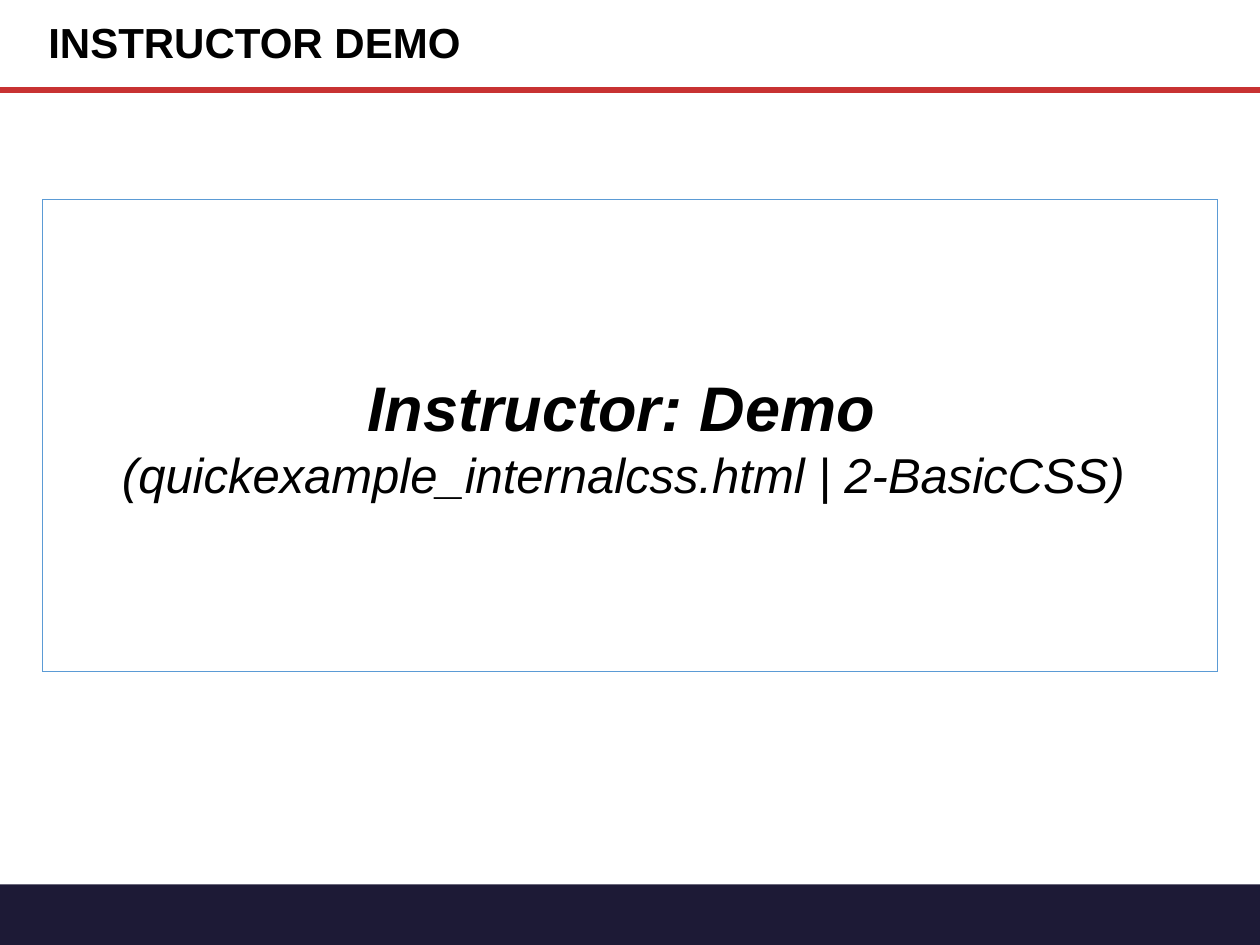
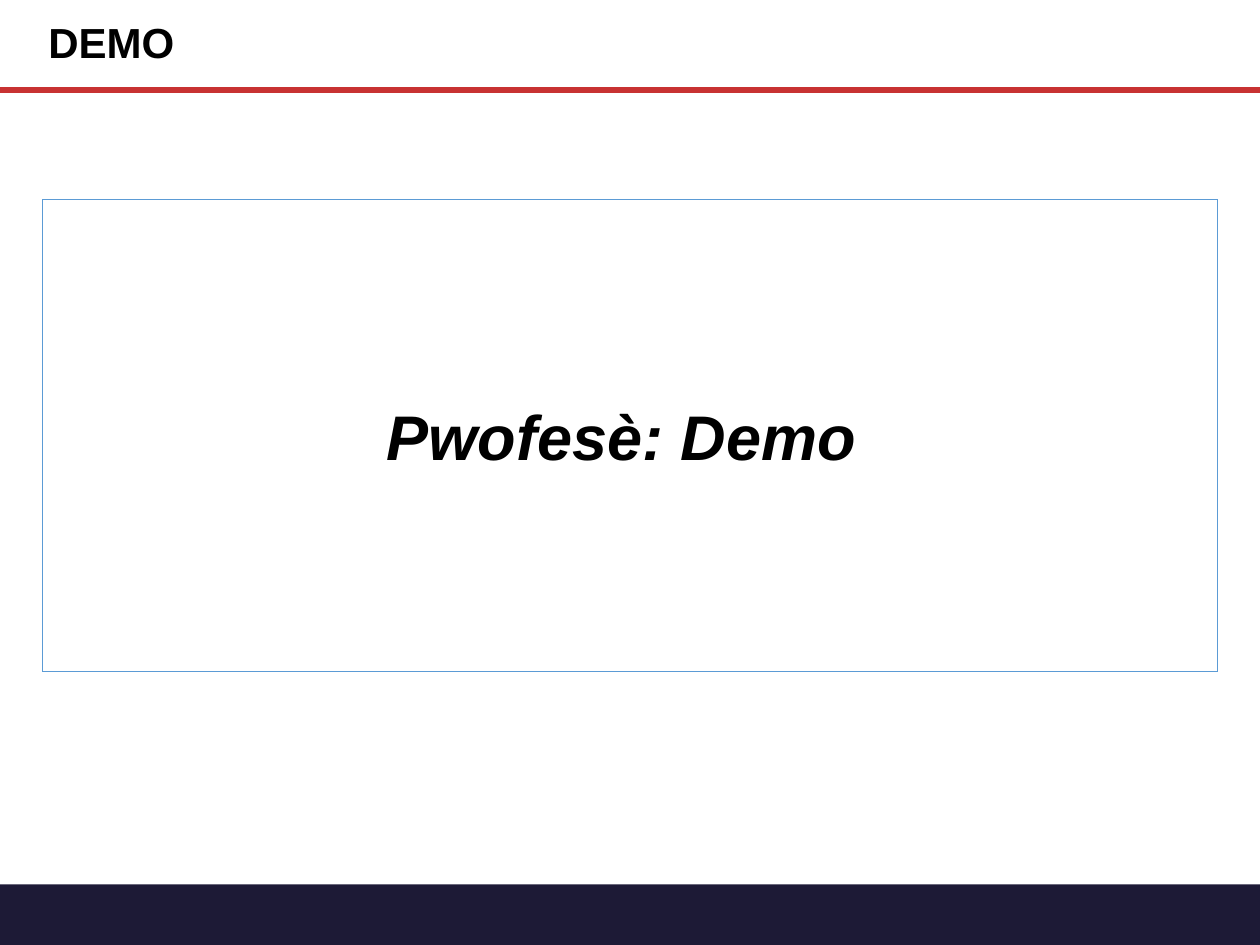
Before and after one commit to tichaiti/tichaiti-workshop, a slide deck: slide 23 of Prezantasyon/Gitn_Pro_HTML_CSS.pptx (slide 25 before the commit). Drawn at 1260x945 pixels with LibreOffice and Linux fonts; fonts in the diff are those of the drawing. Boxes give left, top, right and bottom in pixels: in the first picture for what was removed or moved away, otherwise in the second. Text is boxed around its words. In the diff, an @@ line names an element or a change of style, - is before the commit and + after.

```diff
--- a/Prezantasyon/Gitn_Pro_HTML_CSS.pptx
+++ b/Prezantasyon/Gitn_Pro_HTML_CSS.pptx
@@ title at <box>48,28,174,59</box>: text changed @@
-INSTRUCTOR DEMO
+DEMO
@@ text in rectangle at <box>387,413,856,461</box>: text changed; size 28 to 36 pt; bold on @@
-Instructor: Demo
-(quickexample_internalcss.html | 2-BasicCSS)
+Pwofesè: Demo
```
Also in this commit, not shown: 7 other slides changed, 6 slides added, 10 slides removed, 2 other files.
